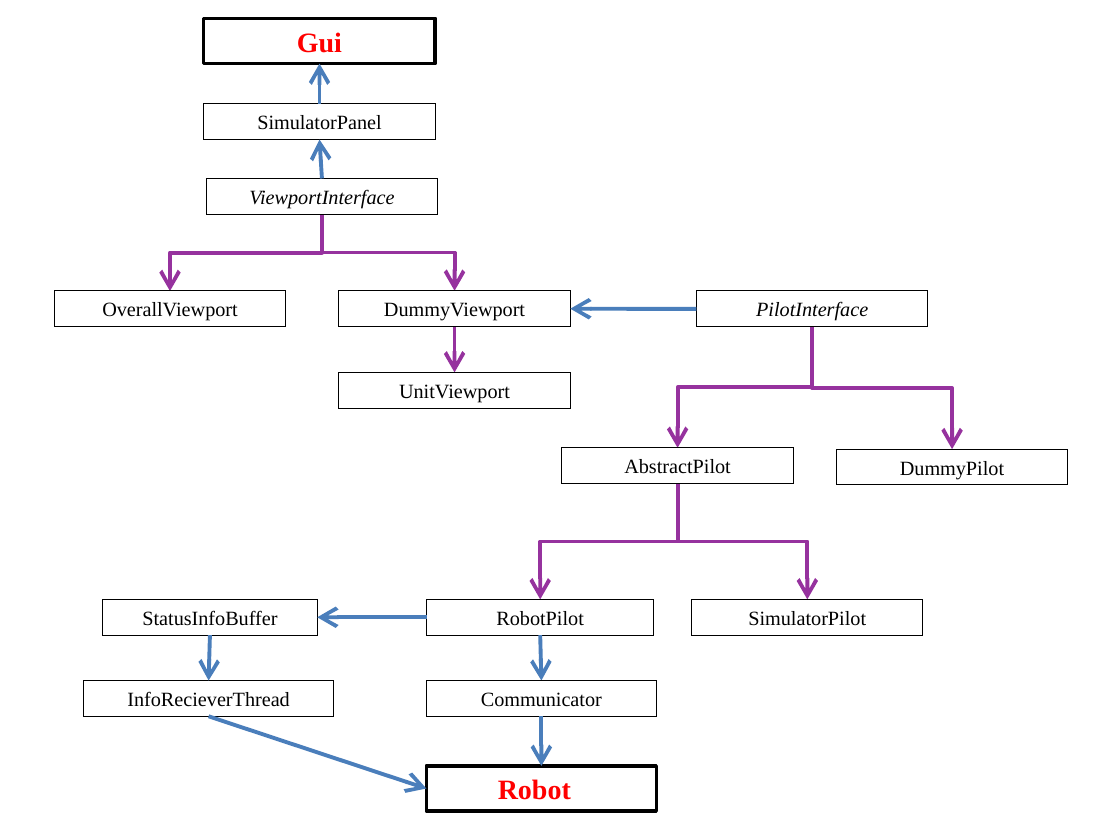
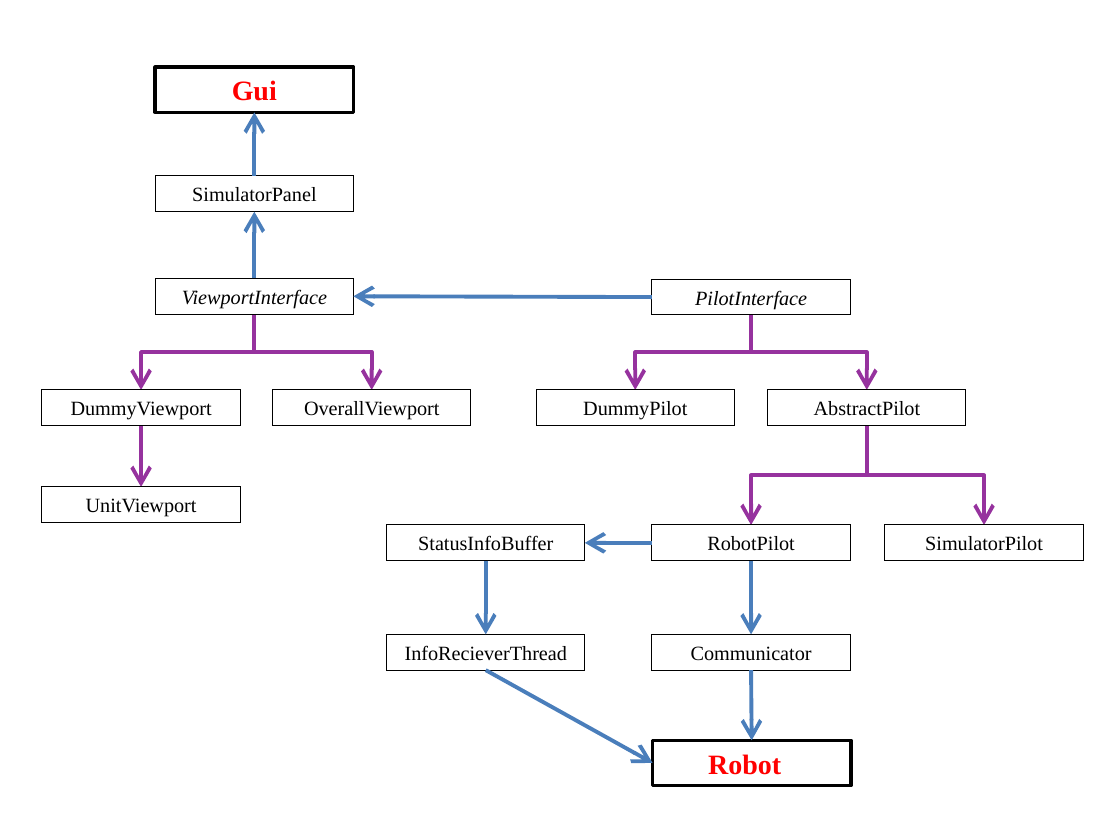
Before and after one commit to toonn/SilverSurfer, a slide deck: slide 4 of SilverSurferVerslag/Verslag demo 5/Klassendiagramma.pptx. Drawn at 1120x840 pixels with LibreOffice and Linux fonts; fonts in the diff are those of the drawing. Boxes give left, top, right and bottom in pixels: in the first picture for what was removed or moved away, otherwise in the second. Text is boxed around its words. In the diff, an @@ line names an element or a change of style, - is before the commit and + after.

```diff
--- a/SilverSurferVerslag/Verslag demo 5/Klassendiagramma.pptx
+++ b/SilverSurferVerslag/Verslag demo 5/Klassendiagramma.pptx
@@ rectangle "Gui": place and size @@
-rectangle "Gui" at <box>204,18,436,63</box>
+rectangle "Gui" at <box>156,67,354,112</box>
@@ arrow moved from (319, 104) - (319, 64) to (254, 176) - (254, 112) @@
@@ rectangle "SimulatorPanel": place and size @@
-rectangle "SimulatorPanel" at <box>204,104,436,140</box>
+rectangle "SimulatorPanel" at <box>156,176,354,212</box>
@@ arrow moved from (321, 178) - (319, 140) to (254, 279) - (254, 212) @@
@@ rectangle "ViewportInterface": place and size @@
-rectangle "ViewportInterface" at <box>206,178,438,214</box>
+rectangle "ViewportInterface" at <box>156,279,354,315</box>
@@ arrow moved from (697, 309) - (570, 309) to (652, 297) - (354, 297) @@
@@ rectangle "PilotInterface": place and size @@
-rectangle "PilotInterface" at <box>697,291,928,327</box>
+rectangle "PilotInterface" at <box>652,279,850,315</box>
@@ elbow arrow moved from (321, 214) - (455, 291) to (254, 315) - (141, 390) @@
@@ elbow arrow moved from (321, 214) - (170, 291) to (254, 315) - (372, 390) @@
@@ elbow arrow moved from (812, 327) - (952, 449) to (752, 315) - (635, 390) @@
@@ elbow arrow moved from (812, 327) - (678, 448) to (752, 315) - (867, 390) @@
@@ rectangle "DummyViewport": place and size @@
-rectangle "DummyViewport" at <box>338,291,570,327</box>
+rectangle "DummyViewport" at <box>41,390,240,426</box>
@@ rectangle "OverallViewport": place and size @@
-rectangle "OverallViewport" at <box>54,291,286,327</box>
+rectangle "OverallViewport" at <box>272,390,470,426</box>
@@ rectangle "DummyPilot": place and size @@
-rectangle "DummyPilot" at <box>837,449,1068,485</box>
+rectangle "DummyPilot" at <box>536,390,735,426</box>
@@ rectangle "AbstractPilot": place and size @@
-rectangle "AbstractPilot" at <box>562,448,794,484</box>
+rectangle "AbstractPilot" at <box>767,390,965,426</box>
@@ arrow moved from (455, 327) - (455, 373) to (141, 426) - (141, 487) @@
@@ elbow arrow moved from (678, 484) - (540, 599) to (867, 426) - (752, 525) @@
@@ elbow arrow moved from (678, 484) - (808, 599) to (867, 426) - (984, 525) @@
@@ rectangle "UnitViewport": place and size @@
-rectangle "UnitViewport" at <box>338,373,570,409</box>
+rectangle "UnitViewport" at <box>41,487,240,523</box>
@@ rectangle "StatusInfoBuffer": place and size @@
-rectangle "StatusInfoBuffer" at <box>103,599,318,635</box>
+rectangle "StatusInfoBuffer" at <box>386,525,585,561</box>
@@ rectangle "RobotPilot": place and size @@
-rectangle "RobotPilot" at <box>427,599,653,635</box>
+rectangle "RobotPilot" at <box>652,525,850,561</box>
@@ rectangle "SimulatorPilot": place and size @@
-rectangle "SimulatorPilot" at <box>691,599,923,635</box>
+rectangle "SimulatorPilot" at <box>885,525,1083,561</box>
@@ arrow moved from (209, 635) - (208, 681) to (486, 561) - (486, 634) @@
@@ arrow moved from (427, 617) - (317, 617) to (652, 543) - (585, 543) @@
@@ arrow moved from (540, 635) - (541, 681) to (752, 561) - (752, 634) @@
@@ rectangle "InfoRecieverThread": place and size @@
-rectangle "InfoRecieverThread" at <box>84,681,335,717</box>
+rectangle "InfoRecieverThread" at <box>386,634,585,670</box>
@@ rectangle "Communicator": place and size @@
-rectangle "Communicator" at <box>427,681,656,717</box>
+rectangle "Communicator" at <box>652,634,850,670</box>
@@ arrow moved from (208, 717) - (427, 788) to (486, 670) - (653, 763) @@
@@ arrow moved from (541, 717) - (541, 766) to (752, 670) - (752, 740) @@
@@ rectangle "Robot": place and size @@
-rectangle "Robot" at <box>427,766,656,811</box>
+rectangle "Robot" at <box>653,740,851,785</box>
```
Also in this commit, not shown: 1 other slide changed, 8 other files.
